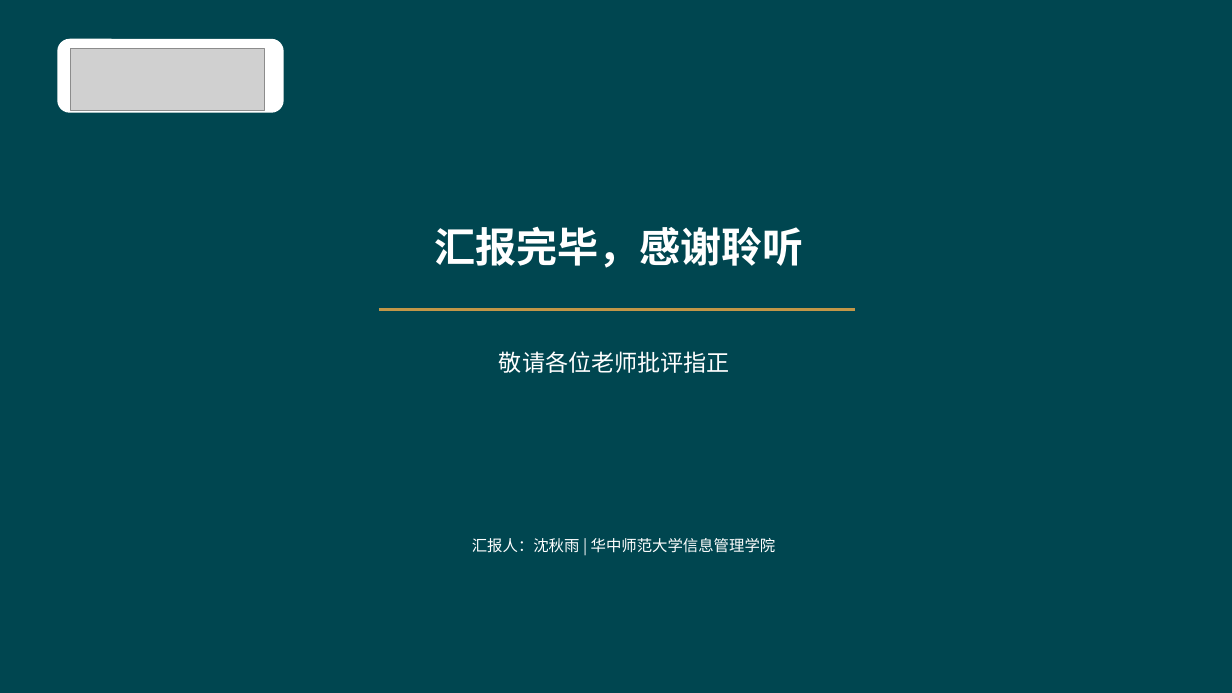
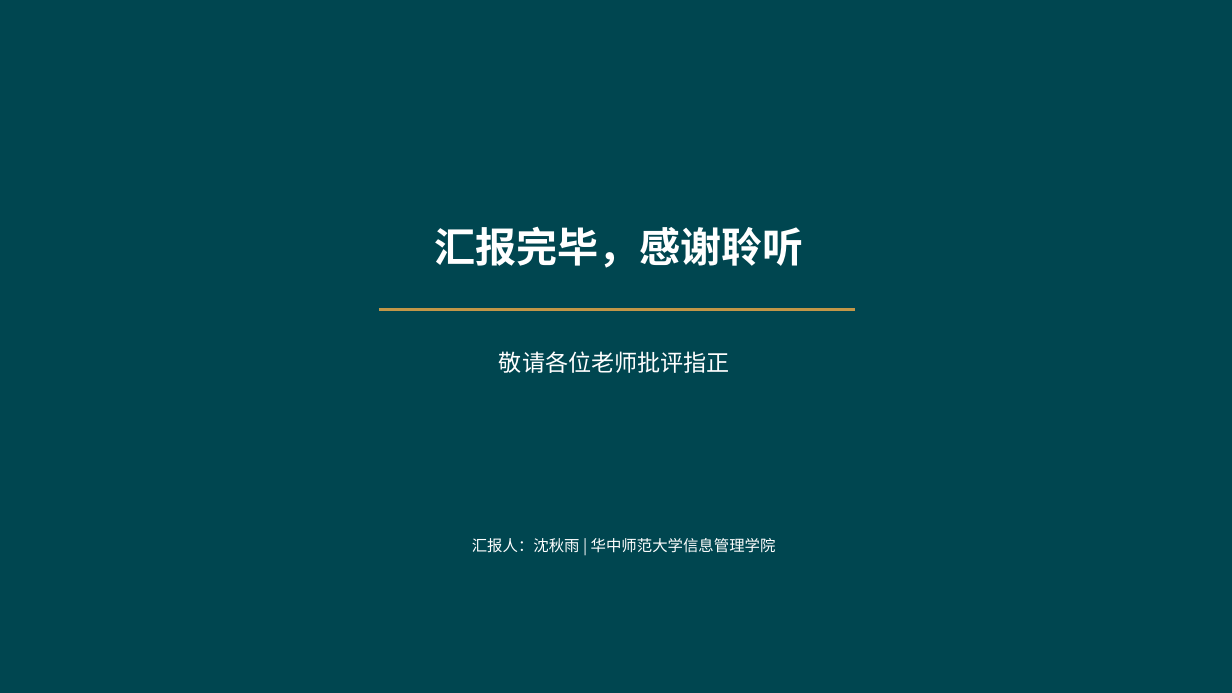
Before and after one commit to Sqyzz/rag-pipeline, a slide deck: slide 13 of 论文改稿/沈秋雨-基于GraphRAG的企业知识库检索优化研究-10分钟汇报.pptx (slide 12 before the commit). Drawn at 1232x693 pixels with LibreOffice and Linux fonts; fonts in the diff are those of the drawing; grey boxes stand for pictures. Boxes give left, top, right and bottom in pixels: in the first picture for what was removed or moved away, otherwise in the second. Text is boxed around its words. In the diff, an @@ line names an element or a change of style, - is before the commit and + after.

```diff
--- a/论文改稿/沈秋雨-基于GraphRAG的企业知识库检索优化研究-10分钟汇报.pptx
+++ b/论文改稿/沈秋雨-基于GraphRAG的企业知识库检索优化研究-10分钟汇报.pptx
@@ rounded rectangle removed at (x1=57, y1=39, x2=284, y2=113) @@
@@ picture removed at (x1=70, y1=48, x2=264, y2=110) @@
```
Also in this commit, not shown: 2 other slides changed, 1 slide added, 3 other files.
